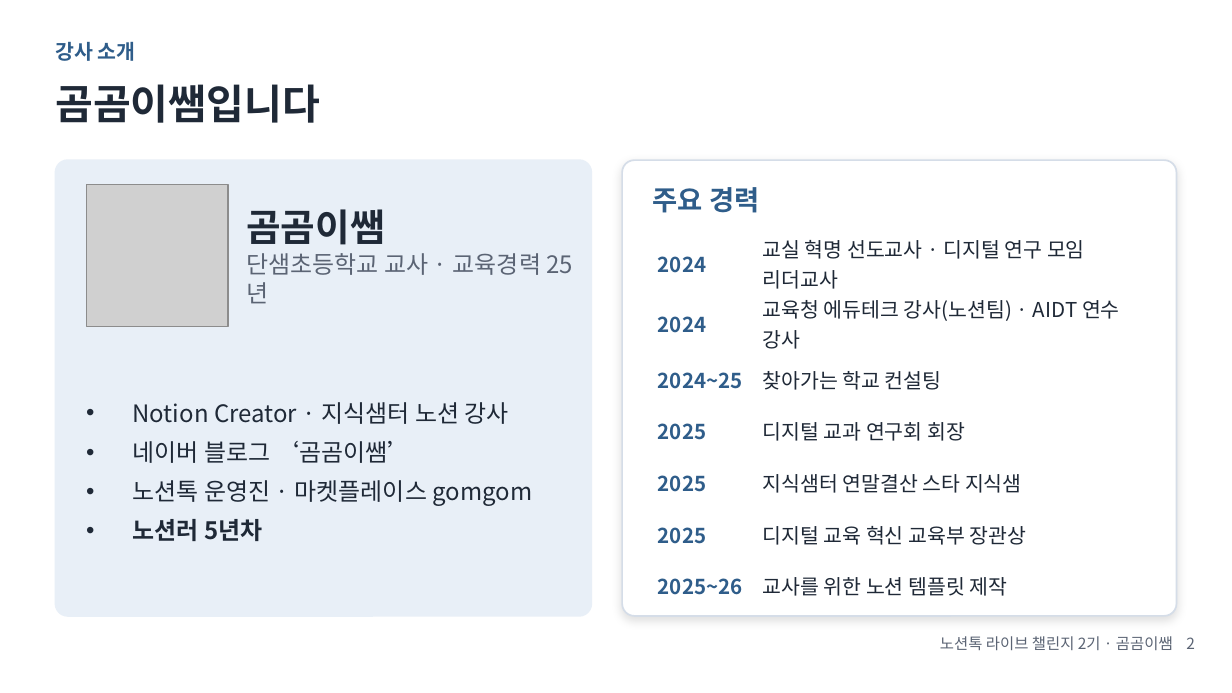
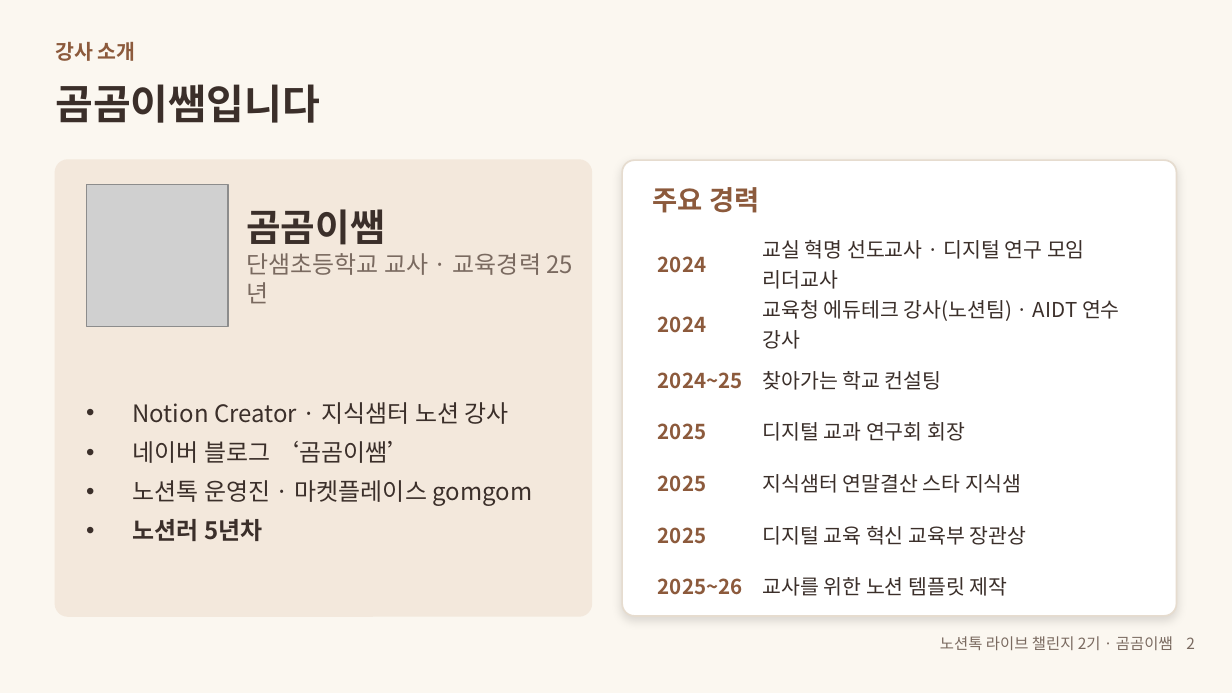
Before and after one commit to gomgomeet/skills, a slide deck: slide 2 of webinars/notiontalk-live-challenge-1/notiontalk-live-challenge-webinar.pptx. Drawn at 1232x693 pixels with LibreOffice and Linux fonts; fonts in the diff are those of the drawing; grey boxes stand for pictures. Boxes give left, top, right and bottom in pixels: in the first picture for what was removed or moved away, otherwise in the second. Text is boxed around its words. In the diff, an @@ line names an element or a change of style, - is before the commit and + after.

```diff
--- a/webinars/notiontalk-live-challenge-1/notiontalk-live-challenge-webinar.pptx
+++ b/webinars/notiontalk-live-challenge-1/notiontalk-live-challenge-webinar.pptx
@@ background #FFFFFF to #FBF7F0 @@
@@ text "강사 소개" at [55, 42, 136, 61]: text colour #2F5D8A to #8C5A3C @@
@@ text "곰곰이쌤입니다" at [55, 84, 320, 123]: text colour #1F2937 to #3B2F2A @@
@@ rounded rectangle at [55, 160, 591, 616]: fill #E8EFF7 to #F3E8DC; outline #E8EFF7 1 pt to #F3E8DC 1 pt @@
@@ rounded rectangle at [622, 160, 1177, 616]: outline #D5DDE8 1 pt to #E6DCCF 1 pt @@
@@ text "주요 경력" at [653, 187, 759, 213]: text colour #2F5D8A to #8C5A3C @@
@@ text "곰곰이쌤" at [246, 209, 541, 275]: text colour #1F2937 to #3B2F2A in "곰곰이쌤"; text colour #5B6474 to #7A6A60 in "단샘초등학교 교사 · 교육경력 25년" @@
@@ table at [653, 234, 1158, 600] @@
@@ text colour #2F5D8A to #8C5A3C in "2024", "2024", "2024~25", "2025" and 3 more places @@
@@ text colour #1F2937 to #3B2F2A in "교실 혁명 선도교사 · 디지털 연구 모임 ...", "교육청 에듀테크 강사(노션팀) · AIDT 연수 강사", "찾아가는 학교 컨설팅", "디지털 교과 연구회 회장" and 3 more places @@
@@ text "Notion Creator · 지식샘터 노션 ..." at [132, 402, 533, 541]: text colour #1F2937 to #3B2F2A @@
@@ text "노션톡 라이브 챌린지 2기 · ..." at [940, 636, 1195, 650]: text colour #5B6474 to #7A6A60 @@
```
Also in this commit, not shown: 46 other slides changed, 2 other files.
